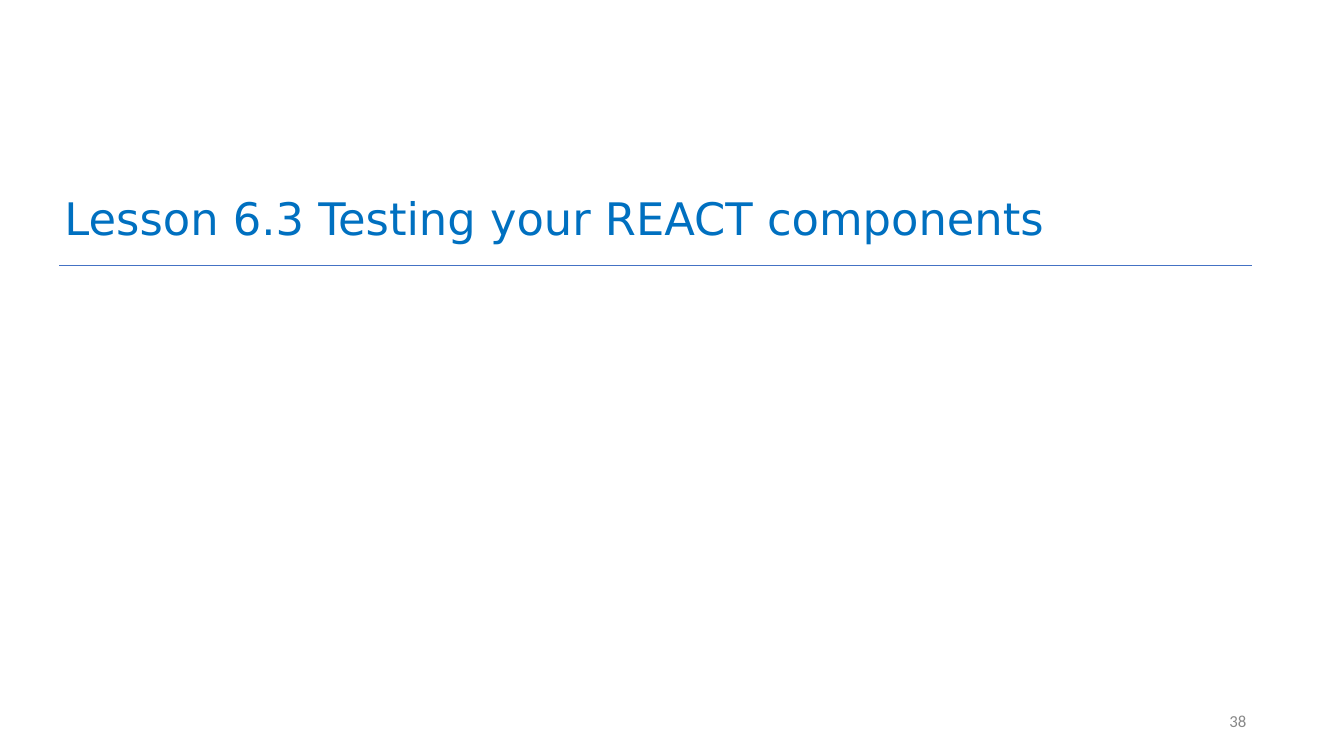
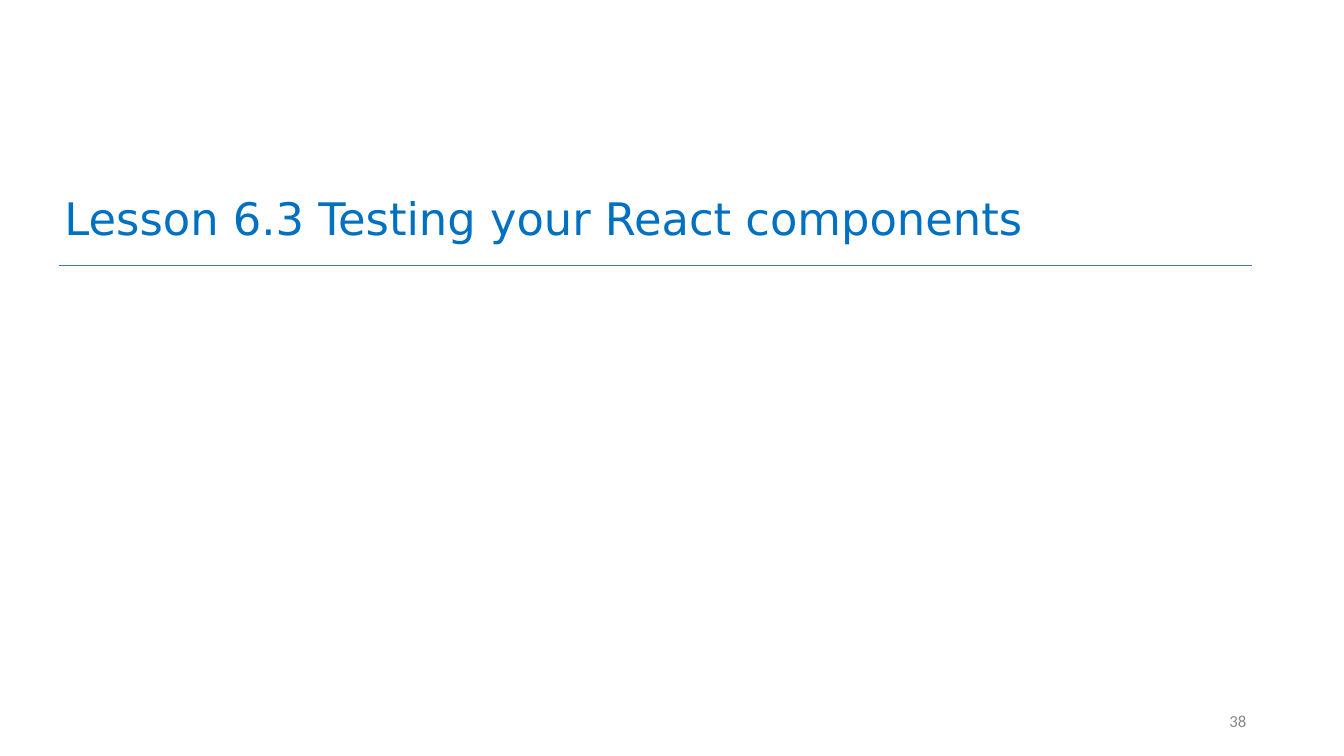
Before and after one commit to neu-se/CS4530-Spring-2026, a slide deck: slide 38 of Slides/Module 06 React Hooks.pptx. Drawn at 1344x756 pixels with LibreOffice and Linux fonts; fonts in the diff are those of the drawing. Boxes give left, top, right and bottom in pixels: in the first picture for what was removed or moved away, otherwise in the second. Text is boxed around its words. In the diff, an @@ line names an element or a change of style, - is before the commit and + after.

Commit message:
Add a slide to the React Hooks lecture

```diff
--- a/Slides/Module 06 React Hooks.pptx
+++ b/Slides/Module 06 React Hooks.pptx
@@ title at <box>64,201,1022,245</box>: text changed @@
-Lesson 6.3 Testing your REACT components
+Lesson 6.3 Testing your React components
```
Also in this commit, not shown: 1 other slide changed, 1 other file.
